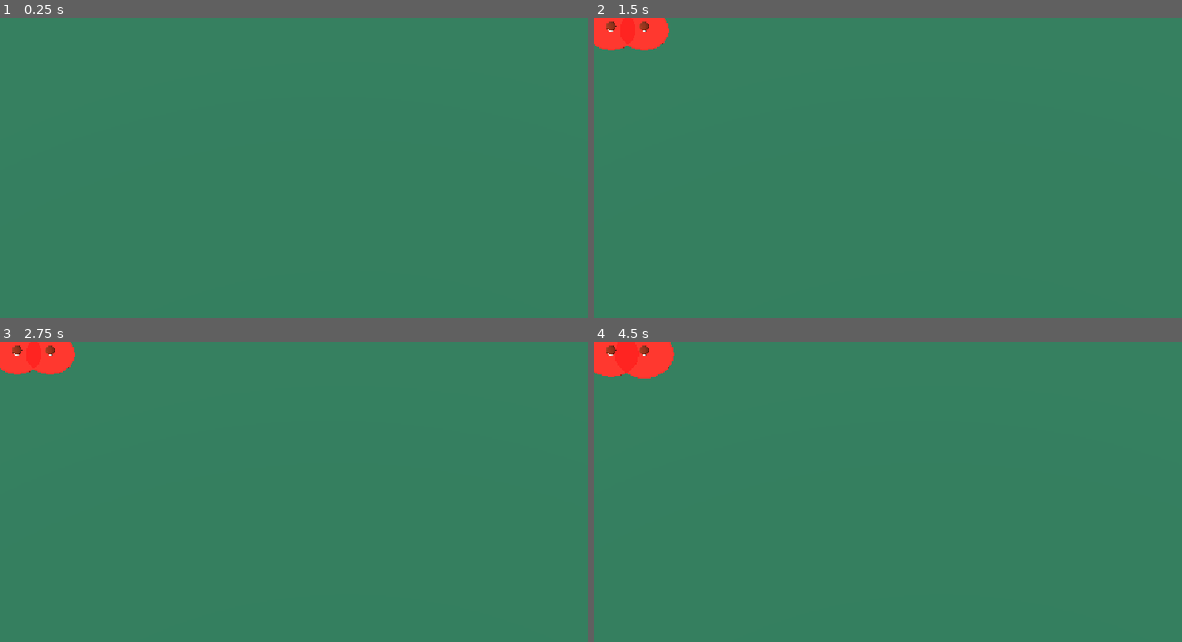
Above: before the commit, frames 1-4 (two rows, left to right).
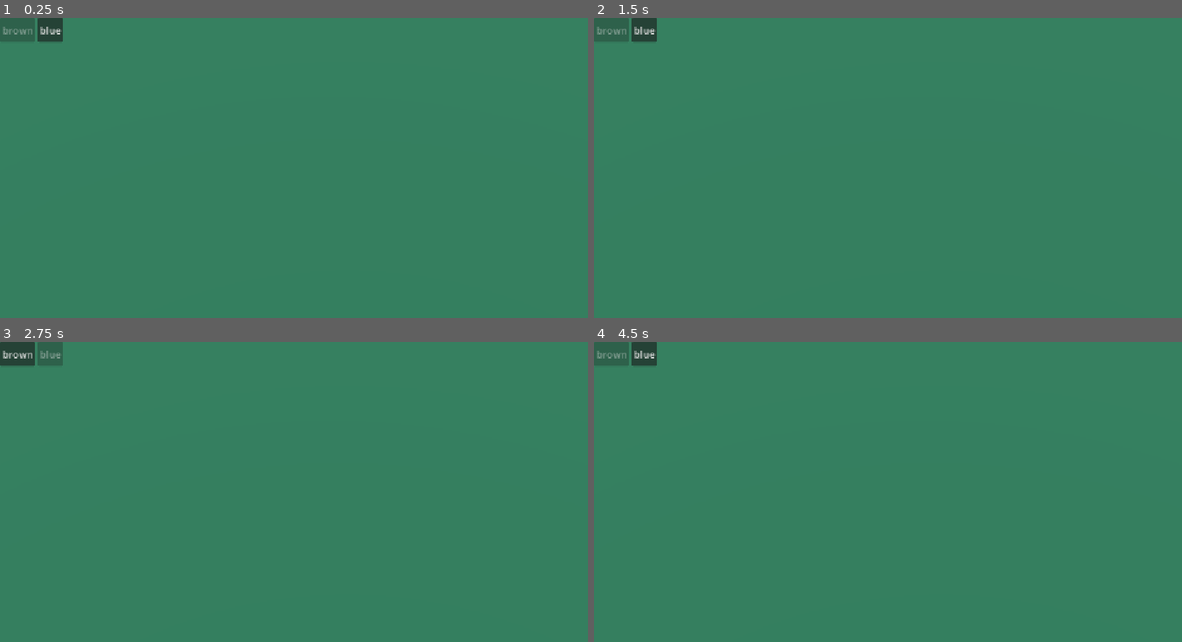
Above: after the commit, the same moments.

Repository: JulietteDestang/CozyFallGameJam2026
Game: Godot game, scene res://Game.tscn
The game is run twice, just before and just after one commit, with the same random seed, the same clock (stepped at 60 frames per second) and the same inputs.
Inputs (mouse positions are in pixels of both pictures, inside the frame that each line leads up to):
- Up to frame 1 (0.25 s): no input
- Up to frame 2 (1.5 s): click (646, 30) at 0.5 s, where only the run after the commit has a clickable "blue"; click (611, 30) at 1.25 s, where only the run after the commit has a clickable "brown"
- Up to frame 3 (2.75 s): click (52, 354) at 2 s, where only the run after the commit has a clickable "blue"
- Up to frame 4 (4.5 s): click (611, 354) at 2.75 s, where only the run after the commit has a clickable "brown"; click (646, 354) at 3.5 s, where only the run after the commit has a clickable "blue"; click (611, 354) at 4.25 s, where only the run after the commit has a clickable "brown"

The runs differ from the first frame. In frame 1, 0.8% of the frame differs, in the area x 0-11%, y 0-8%; in frame 2, 1.3%; in frame 3, 1.3%; in frame 4, 1.5%, in the area x 0-14%, y 0-13%.

Commit message:
[ADD] can plant blue mushroom

Diff:
--- a/cozy-gam-jam/Game.tscn
+++ b/cozy-gam-jam/Game.tscn
@@ -2,6 +2,7 @@
 
 [ext_resource type="Script" uid="uid://b436jf8byt3u4" path="res://Scripts/Environment/click_handler.gd" id="1_wbfu4"]
 [ext_resource type="Script" uid="uid://bkmgldsivmfh4" path="res://Scripts/Interactable/ground.gd" id="2_xkndl"]
+[ext_resource type="Script" uid="uid://b7mf85ic7o80r" path="res://Scripts/UI/MushroomMenu.gd" id="3_u44n3"]
 
 [sub_resource type="ProceduralSkyMaterial" id="ProceduralSkyMaterial_sb48q"]
 
@@ -52,3 +53,18 @@
 shape = SubResource("BoxShape3D_6ubv3")
 
 [node name="Map" type="Node3D" parent="." unique_id=1842958053]
+
+[node name="CanvasLayer" type="CanvasLayer" parent="." unique_id=2098541339]
+
+[node name="MushroomMenu" type="HBoxContainer" parent="CanvasLayer" unique_id=1522077235]
+offset_right = 40.0
+offset_bottom = 40.0
+script = ExtResource("3_u44n3")
+
+[node name="ButtonBrown" type="Button" parent="CanvasLayer/MushroomMenu" unique_id=53678665]
+layout_mode = 2
+text = "brown"
+
+[node name="ButtonBlue" type="Button" parent="CanvasLayer/MushroomMenu" unique_id=2073404584]
+layout_mode = 2
+text = "blue"
--- /dev/null
+++ b/cozy-gam-jam/Scenes/mushroom_blue.tscn
@@ -0,0 +1,45 @@
+[gd_scene format=3 uid="uid://djc4kprbyvrqe"]
+
+[ext_resource type="Script" uid="uid://uyc3osolov0l" path="res://Scripts/Interactable/mushroom.gd" id="1_ly83m"]
+[ext_resource type="Script" uid="uid://4oq757a3t6rg" path="res://Scripts/Interactable/growing_radius.gd" id="2_x6vgj"]
+
+[sub_resource type="StandardMaterial3D" id="StandardMaterial3D_jwiey"]
+albedo_color = Color(0, 0.37254903, 0.85490197, 1)
+
+[sub_resource type="SphereMesh" id="SphereMesh_274va"]
+
+[sub_resource type="StandardMaterial3D" id="StandardMaterial3D_274va"]
+
+[sub_resource type="SphereShape3D" id="SphereShape3D_274va"]
+
+[sub_resource type="StandardMaterial3D" id="StandardMaterial3D_uj3h4"]
+transparency = 1
+albedo_color = Color(1, 0, 0, 0.7294118)
+
+[sub_resource type="CylinderMesh" id="CylinderMesh_274va"]
+height = 0.001
+
+[node name="Mushroom" type="StaticBody3D" unique_id=1916214976]
+script = ExtResource("1_ly83m")
+
+[node name="MeshMushroom" type="MeshInstance3D" parent="." unique_id=719169820]
+transform = Transform3D(0.1, 0, 0, 0, 0.065, 0, 0, 0, 0.1, 0, 0.07200317, 0)
+material_override = SubResource("StandardMaterial3D_jwiey")
+mesh = SubResource("SphereMesh_274va")
+
+[node name="MeshMushroom" type="MeshInstance3D" parent="MeshMushroom" unique_id=287161097]
+transform = Transform3D(0.643, 0, 0, 0, 0.82, 0, 0, 0, 0.643, 0, -0.72316283, 0)
+material_override = SubResource("StandardMaterial3D_274va")
+mesh = SubResource("SphereMesh_274va")
+
+[node name="CollisionShape3D" type="CollisionShape3D" parent="." unique_id=613135517]
+transform = Transform3D(0.115, 0, 0, 0, 0.115, 0, 0, 0, 0.115, 0, 0.055010546, 0)
+shape = SubResource("SphereShape3D_274va")
+
+[node name="RadiusIndicator" type="MeshInstance3D" parent="." unique_id=985426676]
+transform = Transform3D(0.1, 0, 0, 0, 0.1, 0, 0, 0, 0.1, 0, 0.002032796, 0)
+material_override = SubResource("StandardMaterial3D_uj3h4")
+mesh = SubResource("CylinderMesh_274va")
+
+[node name="GrowingRadius" type="Node" parent="." unique_id=2096926596]
+script = ExtResource("2_x6vgj")
--- a/cozy-gam-jam/Scripts/Interactable/Mushroom_manager.gd
+++ b/cozy-gam-jam/Scripts/Interactable/Mushroom_manager.gd
@@ -2,7 +2,7 @@
 
 var mushroom_scenes: Dictionary = {
 	"brown": preload("res://Scenes/mushroom_brown.tscn"),
-	"red": preload("res://Scenes/mushroom_red.tscn"),
+	"blue": preload("res://Scenes/mushroom_blue.tscn"),
 }
 
 var selected_mushroom: String = "brown"
--- /dev/null
+++ b/cozy-gam-jam/Scripts/UI/MushroomMenu.gd
@@ -0,0 +1,17 @@
+extends HBoxContainer
+
+@onready var button_brown: Button = $ButtonBrown
+@onready var button_blue: Button = $ButtonBlue
+
+func _ready() -> void:
+	button_brown.pressed.connect(_on_mushroom_selected.bind("brown"))
+	button_blue.pressed.connect(_on_mushroom_selected.bind("blue"))
+	_update_button_highlight()
+
+func _on_mushroom_selected(type: String) -> void:
+	MushroomManager.set_selected_mushroom(type)
+	_update_button_highlight()
+
+func _update_button_highlight() -> void:
+	button_brown.disabled = (MushroomManager.selected_mushroom == "brown")
+	button_blue.disabled = (MushroomManager.selected_mushroom == "blue")
Not shown, added: cozy-gam-jam/Scripts/UI/MushroomMenu.gd.uid
